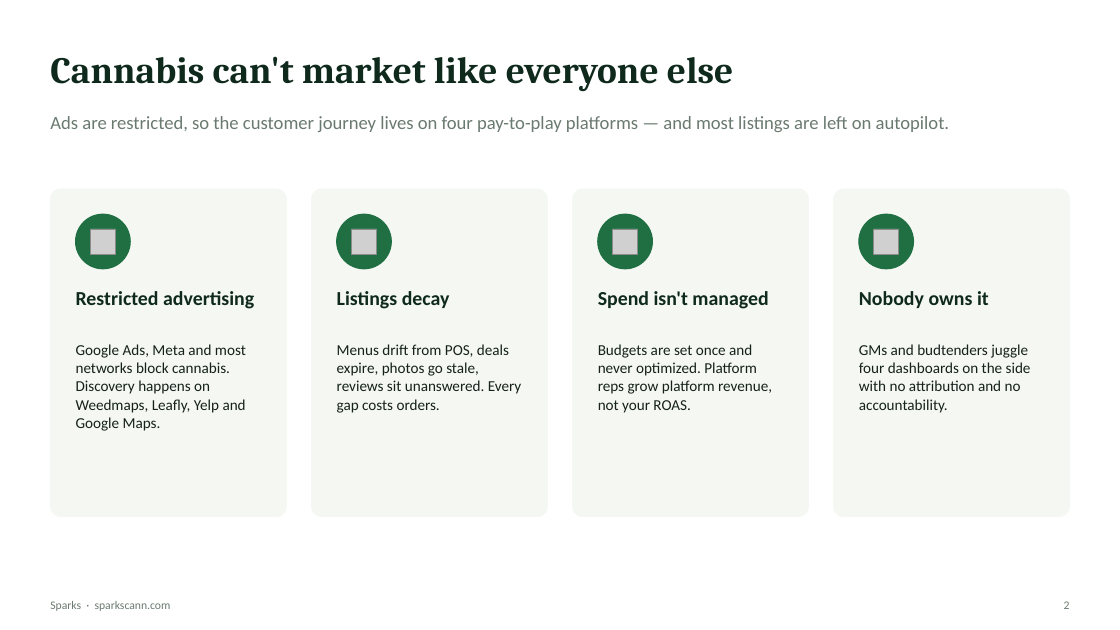
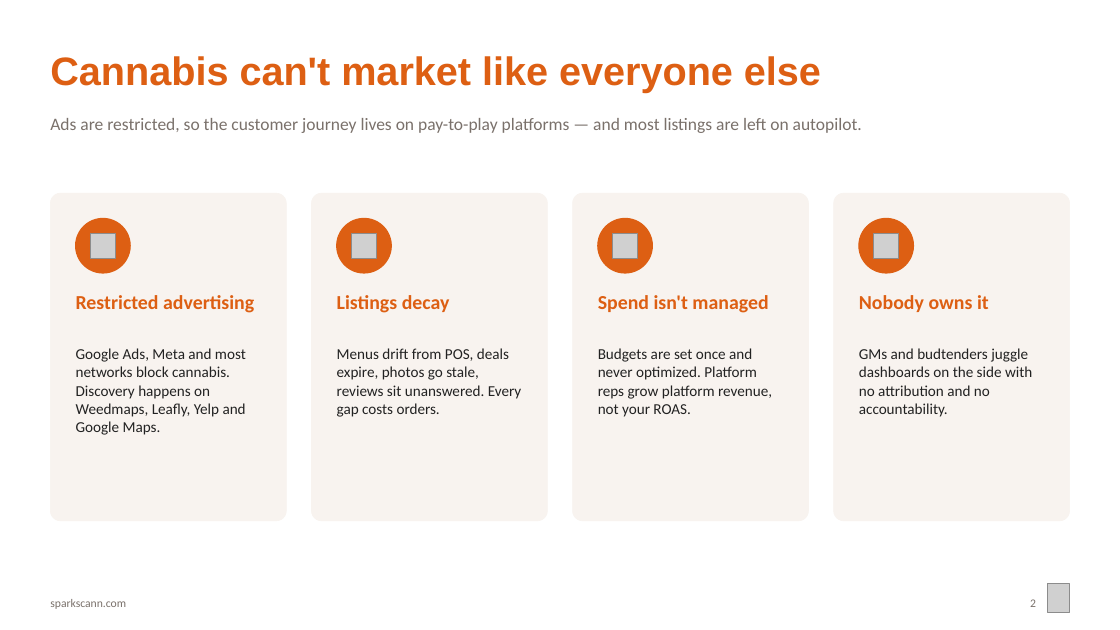
Before and after one commit to sparksmanagement/pitchdeckspecialist, a slide deck: slide 2 of decks/Sparks-x-example-green-valley.pptx. Drawn at 1120x630 pixels with LibreOffice and Linux fonts; fonts in the diff are those of the drawing; grey boxes stand for pictures. Boxes give left, top, right and bottom in pixels: in the first picture for what was removed or moved away, otherwise in the second. Text is boxed around its words. In the diff, an @@ line names an element or a change of style, - is before the commit and + after.

```diff
--- a/decks/Sparks-x-example-green-valley.pptx
+++ b/decks/Sparks-x-example-green-valley.pptx
@@ text "Cannabis can't market like everyone ..." at (x1=50, y1=56, x2=821, y2=93): size 32 to 34 pt, font Cambria to Arial, text colour #0F2A1D to #DD5F13 @@
@@ text at (x1=50, y1=118, x2=862, y2=133): text changed; size 16 to 15 pt; text colour #6B7A70 to #7A716B @@
-Ads are restricted, so the customer journey lives on four pay-to-play platforms — and most listings are left on autopilot.
+Ads are restricted, so the customer journey lives on pay-to-play platforms — and most listings are left on autopilot.
@@ fill #F4F7F2 to #F8F3EF; outline #F4F7F2 0.5 pt to #F8F3EF 0.5 pt in 4 elements at (x1=50, y1=193, x2=287, y2=521), (x1=573, y1=193, x2=809, y2=521), (x1=833, y1=193, x2=1070, y2=521), (x1=312, y1=193, x2=548, y2=521) @@
@@ 4 pictures, 4 rounded rectangles, 4 ellipses moved together from (x1=50, y1=189, x2=1070, y2=517) to (x1=50, y1=193, x2=1070, y2=521) @@
@@ fill #1F6F43 to #DD5F13; outline #1F6F43 1 pt to #DD5F13 1 pt in 4 elements at (x1=76, y1=218, x2=130, y2=273), (x1=337, y1=218, x2=392, y2=273), (x1=598, y1=218, x2=653, y2=273), (x1=859, y1=218, x2=913, y2=273) @@
@@ text colour #0F2A1D to #DD5F13 in 4 elements at (x1=76, y1=295, x2=254, y2=313), (x1=337, y1=295, x2=450, y2=313), (x1=598, y1=295, x2=768, y2=313), (x1=859, y1=295, x2=989, y2=312) @@
@@ text colour #16211B to #222222 in 3 elements at (x1=76, y1=348, x2=246, y2=435), (x1=337, y1=348, x2=521, y2=417), (x1=598, y1=348, x2=772, y2=417) @@
@@ text at (x1=859, y1=348, x2=1032, y2=417): text changed; text colour #16211B to #222222 @@
-GMs and budtenders juggle four dashboards on the side with no attribution and no accountability.
+GMs and budtenders juggle dashboards on the side with no attribution and no accountability.
@@ text at (x1=50, y1=599, x2=126, y2=609): text changed; text colour #6B7A70 to #7A716B @@
-Sparks · sparkscann.com
+sparkscann.com
@@ text "2" moved from (x1=1064, y1=601, x2=1070, y2=609) to (x1=1030, y1=599, x2=1036, y2=607) @@
@@ text "2" at (x1=1030, y1=599, x2=1036, y2=607): text colour #6B7A70 to #7A716B @@
@@ picture added at (x1=1048, y1=584, x2=1070, y2=613) @@
```
Also in this commit, not shown: 8 other slides changed, 6 slides added, 5 slides removed, 16 other files.
